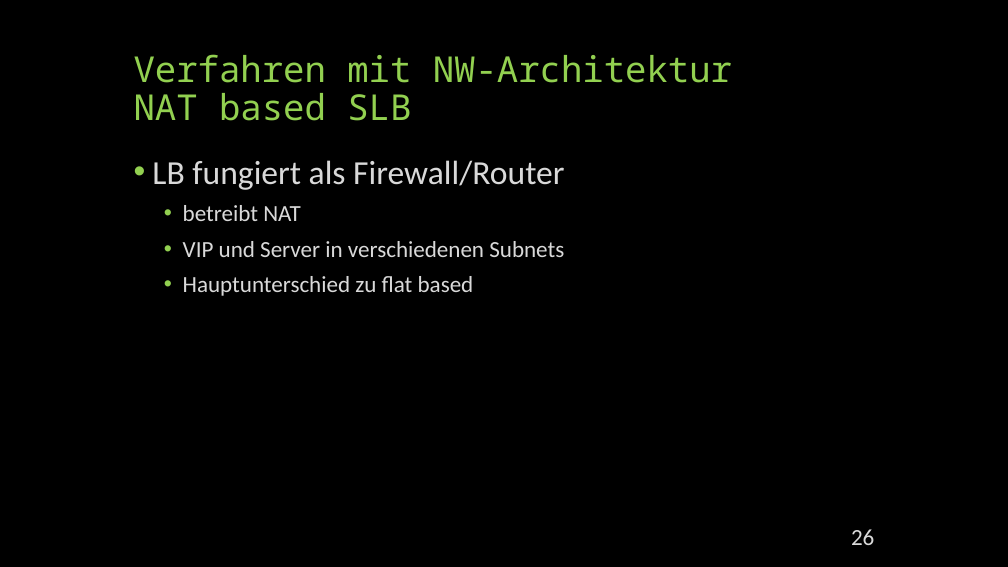
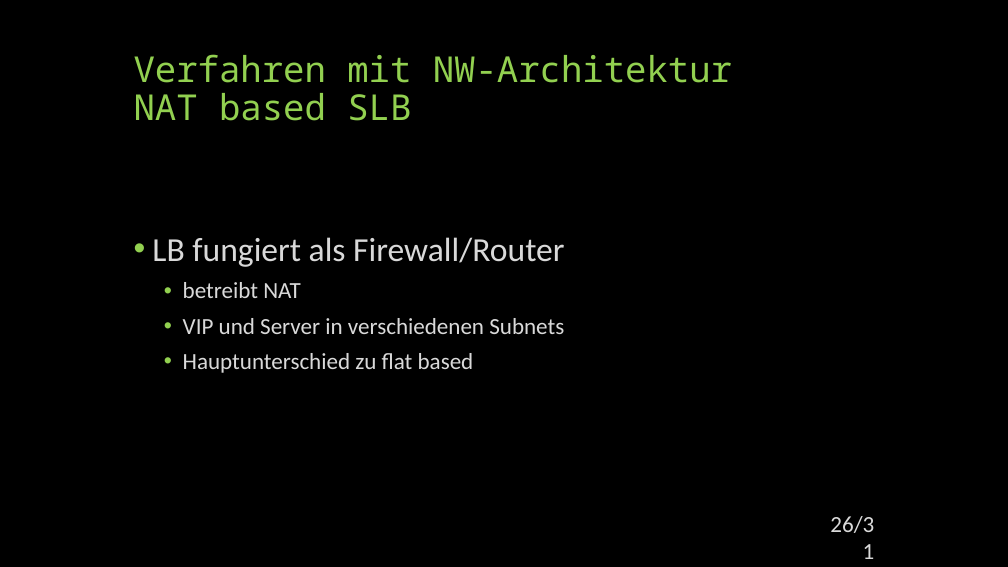
Before and after one commit to mseidl-tgm/1stRow4BHIT, a slide deck: slide 26 of DEZSYS/DEZSYS_LoadBalancing_Präsentation/Load Balancing.pptx. Drawn at 1008x567 pixels with LibreOffice and Linux fonts; fonts in the diff are those of the drawing. Boxes give left, top, right and bottom in pixels: in the first picture for what was removed or moved away, otherwise in the second. Text is boxed around its words. In the diff, an @@ line names an element or a change of style, - is before the commit and + after.

```diff
--- a/DEZSYS/DEZSYS_LoadBalancing_Präsentation/Load Balancing.pptx
+++ b/DEZSYS/DEZSYS_LoadBalancing_Präsentation/Load Balancing.pptx
@@ text "LB fungiert als Firewall/Router": place and size @@
-text "LB fungiert als Firewall/Router" at [152, 160, 564, 296]
+text "LB fungiert als Firewall/Router" at [152, 237, 564, 373]
@@ page number at [830, 516, 874, 533]: text changed @@
-26
+26/31
```
Also in this commit, not shown: 21 other slides changed, 10 other files.
